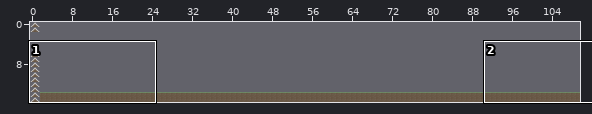
A Tiled map gets an edit: Content/LevelDesignThree.tmx. Above: a wide view before the commit, with the close-up outlined.
Close-up. Before:
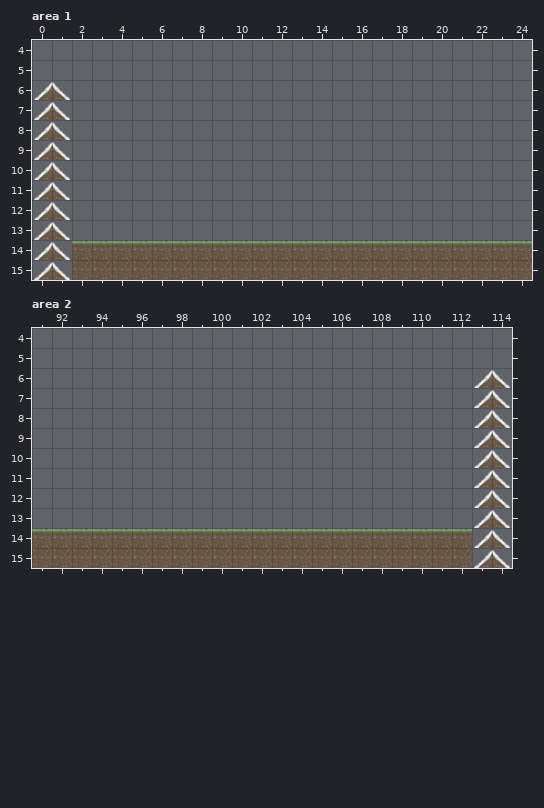
Cells are 64x64 px. Shown: area 1 x 0..24, y 4..15; area 2 x 91..114, y 4..15. The commit also changed other parts of the map, which this record leaves out.
Once edited:
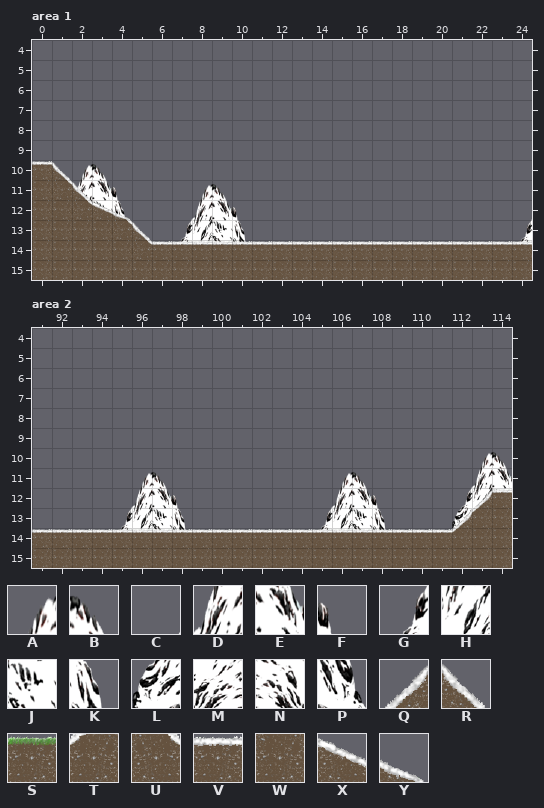
Key: from "mountain": A 33, B 34, C 40, D 41, E 42, F 43, G 48, H 49, J 50, K 51, L 56, M 57, N 58, P 59; from "tilesheet": Q 3, R 4, S 6, T 9, U 10, V 11, W 12, X 21, Y 22.
_ is an empty cell.
Difference:
Layer "Tile BG", area 1:
There is now tile A in row 10 at x 2; in row 11 at x 8.
There is now tile B in row 10 at x 3; in row 11 at x 9.
There is now tile C in row 11 at x 1.
There is now tile D in row 11 at x 2; in row 12 at x 8.
There is now tile E in row 11 at x 3; in row 12 at x 9.
There is now tile F in row 11 at x 4; in row 12 at x 10.
There is now tile G in row 13 at x 7 and 24.
There is now tile H in row 12 at x 2; in row 13 at x 8.
There is now tile J in row 12 at x 3; in row 13 at x 9.
There is now tile K in row 12 at x 4; in row 13 at x 10.
There is now tile L in row 14 at x 7 and 24.
There is now tile M in row 14 at x 8.
There is now tile N in row 14 at x 9.
There is now tile P in row 13 at x 4; in row 14 at x 10.
Layer "Tile FG", area 1:
There is now tile R in row 11 at x 2; in row 13 at x 5.
The edit turns tile R into tile U in row 11 at x 1.
The edit turns tile S into tile U in row 14 at x 5.
There is now tile U in row 12 at x 2; in row 13 at x 4.
The edit turns tile Q into tile V in row 10 at x 0.
The edit turns tile S into tile V in row 14 at x 6 to 24.
The edit turns tile Q into tile W in rows 11 to 15 at x 0.
The edit turns tile R into tile W in rows 12 to 15 at x 1.
The edit turns tile S into tile W in row 14 at x 2 to 4.
There is now tile W in row 13 at x 2 to 3.
There is now tile X in row 12 at x 3.
There is now tile Y in row 12 at x 4.
Tile Q is gone in rows 6 to 9 at x 0.
Tile R is gone in rows 6 to 9 at x 1.
Layer "Tile BG", area 2:
There is now tile A in row 10 at x 113; in row 11 at x 96 and 106.
There is now tile B in row 10 at x 114; in row 11 at x 97 and 107.
There is now tile D in row 11 at x 113; in row 12 at x 96 and 106.
There is now tile E in row 11 at x 114; in row 12 at x 97 and 107.
There is now tile F in row 12 at x 98 and 108.
There is now tile G in row 12 at x 112; in row 13 at x 95 and 105.
There is now tile H in row 12 at x 113; in row 13 at x 96 and 106.
There is now tile J in row 12 at x 114; in row 13 at x 97 and 107.
There is now tile K in row 13 at x 98 and 108.
There is now tile L in row 13 at x 112; in row 14 at x 95 and 105.
There is now tile M in row 13 at x 113; in row 14 at x 96 and 106.
There is now tile N in row 14 at x 97 and 107.
There is now tile P in row 14 at x 98 and 108.
Layer "Tile FG", area 2:
There is now tile Q in row 13 at x 112.
The edit turns tile Q into tile T in row 13 at x 113.
The edit turns tile S into tile T in row 14 at x 112.
The edit turns tile R into tile V in row 12 at x 114.
The edit turns tile S into tile V in row 14 at x 91 to 111.
The edit turns tile Q into tile W in rows 14 to 15 at x 113.
The edit turns tile R into tile W in rows 13 to 15 at x 114.
Tile Q is gone in rows 6 to 11 at x 113.
Tile R is gone in rows 6 to 11 at x 114.
Boxes around the changes in both close-ups, in picture pixels (x1, y1, x2, y2):
changed: (32, 82, 532, 280)
changed: (32, 370, 512, 568)
